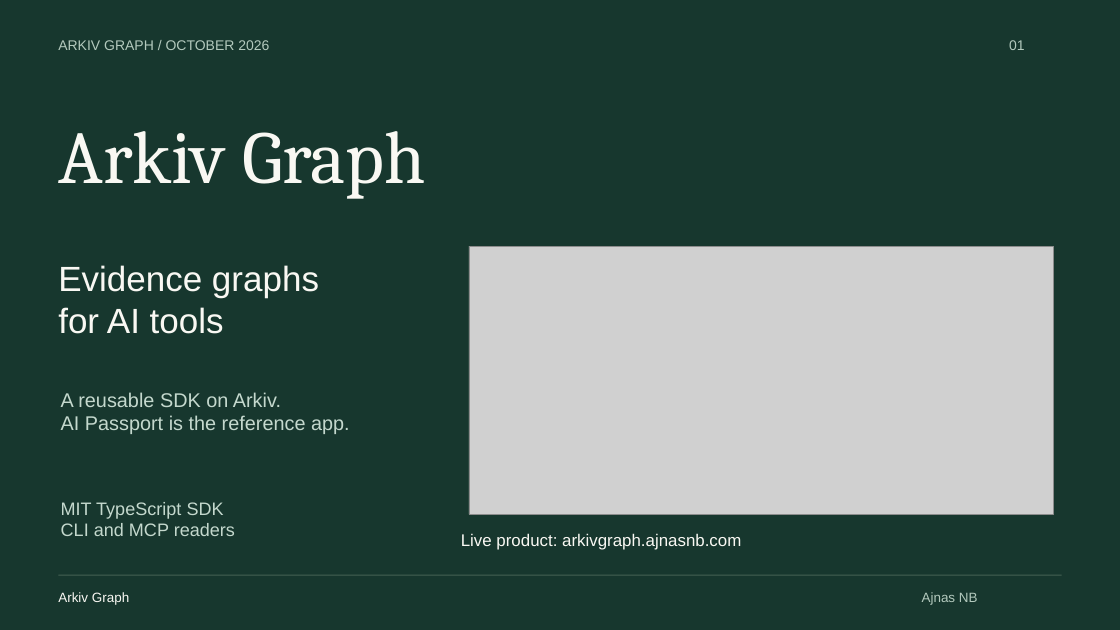
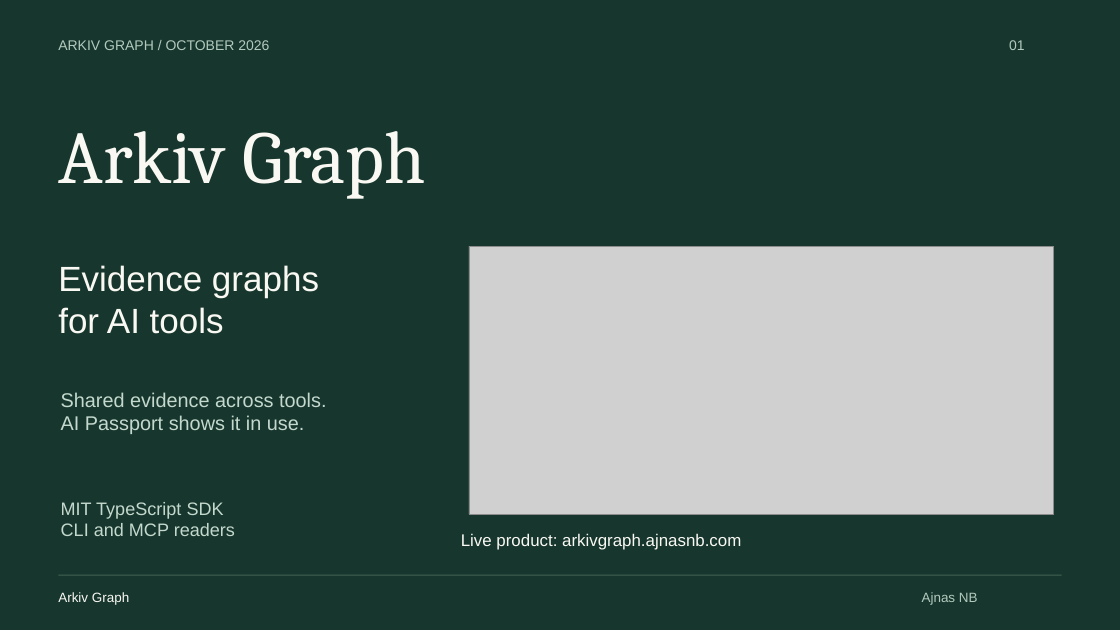
Before and after one commit to AjnasNB/app-passport, a slide deck: slide 1 of apps/web/public/downloads/arkiv-graph-pitch.pptx. Drawn at 1120x630 pixels with LibreOffice and Linux fonts; fonts in the diff are those of the drawing; grey boxes stand for pictures. Boxes give left, top, right and bottom in pixels: in the first picture for what was removed or moved away, otherwise in the second. Text is boxed around its words. In the diff, an @@ line names an element or a change of style, - is before the commit and + after.

```diff
--- a/apps/web/public/downloads/arkiv-graph-pitch.pptx
+++ b/apps/web/public/downloads/arkiv-graph-pitch.pptx
@@ text at (61, 392, 326, 434): text changed @@
-A reusable SDK on Arkiv.
-AI Passport is the reference app.
+Shared evidence across tools.
+AI Passport shows it in use.
```
Also in this commit, not shown: 3 other slides changed, 10 other files.
